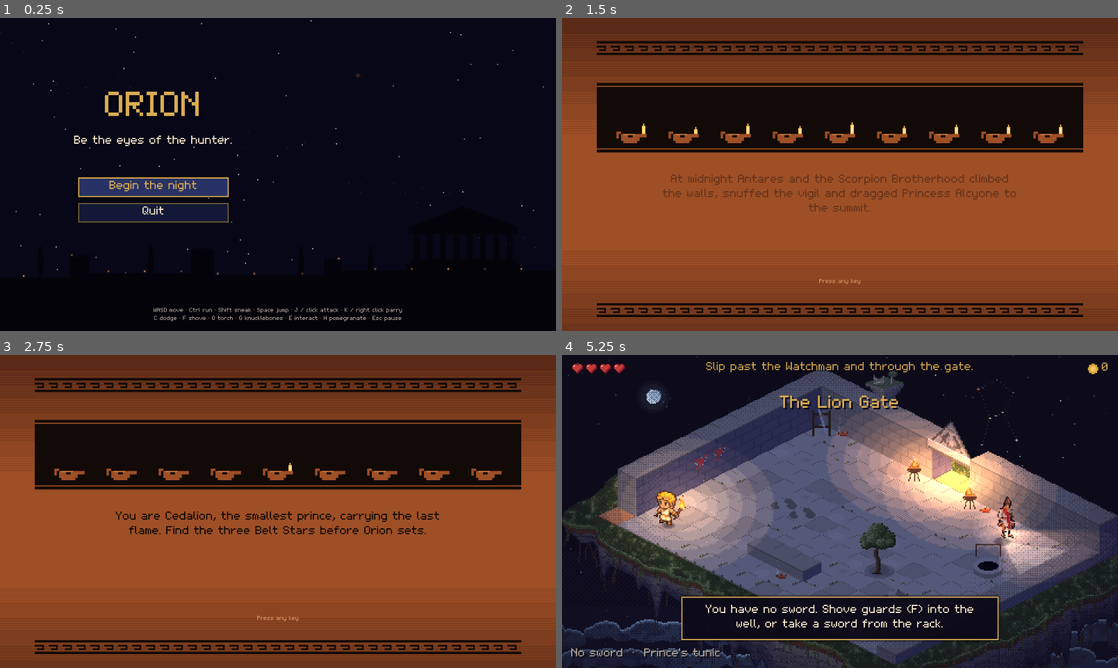
Above: before the commit, frames 1-4 (two rows, left to right).
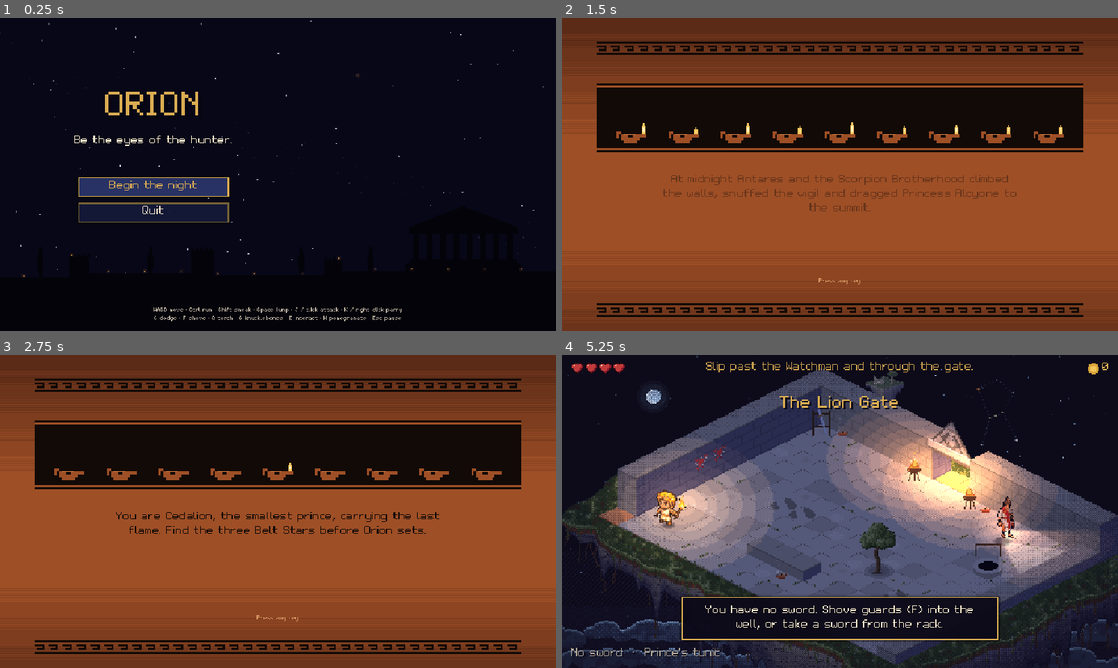
Above: after the commit, the same moments.

Repository: Adichapati/Orion
Game: Godot game, scene res://scenes/main.tscn
Two runs of this game, one before a commit and one after it. Both use one fixed random seed, a clock stepped at 60 frames per second and the inputs below.
Inputs (mouse positions are in pixels of both pictures, inside the frame that each line leads up to):
- Up to frame 1 (0.25 s): no input
- Up to frame 2 (1.5 s): click "Begin the night" at 0.5 s; tap Enter at 1.25 s; move the mouse to (962, 158) at 1.27 s; hold D (move_right) from 1.28 s (still down); hold Ctrl (run) from 1.28 s (still down); click (962, 158) at 1.42 s
- Up to frame 3 (2.75 s): tap Space (jump) at 1.52 s; release D (move_right) at 2 s; release Ctrl (run) at 2 s; tap Enter at 2 s; drag from (166, 527) to (250, 574) at 2.02 s
- Up to frame 4 (5.25 s): tap Enter at 2.75 s; move the mouse to (895, 442) at 2.77 s; hold D (move_right) 2.78-3.5 s; hold Ctrl (run) 2.78-3.5 s; tap C (dodge) at 2.85 s; drag from (812, 574) to (673, 464) at 3.52 s; move the mouse to (1006, 558) at 4.27 s; hold A (move_left) 4.28-5 s; hold E (interact) 4.28-5 s; tap Space (jump) at 4.52 s; tap Ctrl (run) at 4.55 s; drag from (673, 464) to (756, 433) at 5.02 s

The runs differ from the first frame. In frame 1, 1.4% of the frame differs, in the area x 2-98%, y 0-97%; in frame 2, 3.8%; in frame 3, 3.8%; in frame 4, 4.6%, in the area x 0-100%, y 0-100%.

Commit message:
Start full screen and scale the game to fill any screen
The game scaled only by whole numbers, so on a screen that isn't an exact
multiple of 960x540 it stayed at 1x in the middle of a black window. It now
scales smoothly to fill the screen (keeping 16:9) and starts full screen;
F11 still toggles a window, `-- --windowed` starts in one, and screenshot
runs stay windowed. The windowed size is 1280x720 instead of 1920x1080,
which didn't fit smaller laptop screens.

Co-Authored-By: Claude Opus 5.5 <noreply@anthropic.com>

Diff:
--- a/project.godot
+++ b/project.godot
@@ -27,11 +27,11 @@
 
 window/size/viewport_width=960
 window/size/viewport_height=540
-window/size/window_width_override=1920
-window/size/window_height_override=1080
+window/size/window_width_override=1280
+window/size/window_height_override=720
 window/stretch/mode="canvas_items"
 window/stretch/aspect="keep"
-window/stretch/scale_mode="integer"
+window/stretch/scale_mode="fractional"
 
 [gui]
 
--- a/scripts/main.gd
+++ b/scripts/main.gd
@@ -41,6 +41,10 @@
 	_fader.z_index = 100
 	ui.add_child(_fader)
 	var args := user_args()
+	# The game fills the screen (F11 toggles a window); screenshot runs and `--windowed` keep the
+	# window, and headless runs have no screen.
+	if not args.has("shots") and not args.has("windowed") and DisplayServer.get_name() != "headless":
+		DisplayServer.window_set_mode(DisplayServer.WINDOW_MODE_FULLSCREEN)
 	if args.has("shots"):
 		add_child(Autoshot.new().setup(self, args.shots, args.get("script", "idle")))
 	if args.has("debug"):
@@ -54,7 +58,8 @@
 
 ## User arguments after `--`, as {"room": "colonnade", ...}. `--room=<id or index>` skips the
 ## title and starts in that room; `--shots=<path prefix> --script=<name>` runs an Autoshot
-## timeline (scripts/dev/autoshot.gd); `--debug` turns on the F3 overlay.
+## timeline (scripts/dev/autoshot.gd); `--debug` turns on the F3 overlay; `--windowed` starts in a
+## window instead of full screen.
 static func user_args() -> Dictionary:
 	var out := {}
 	for a in OS.get_cmdline_user_args():
Not shown, changed: README.md
